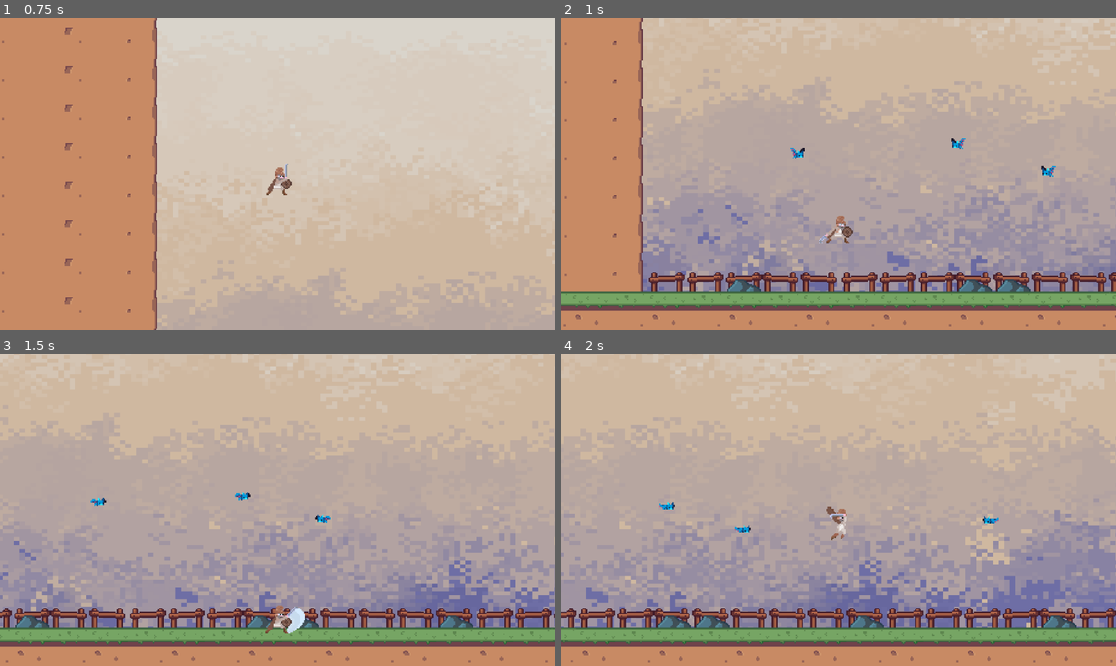
Above: before the commit, frames 1-4 (two rows, left to right).
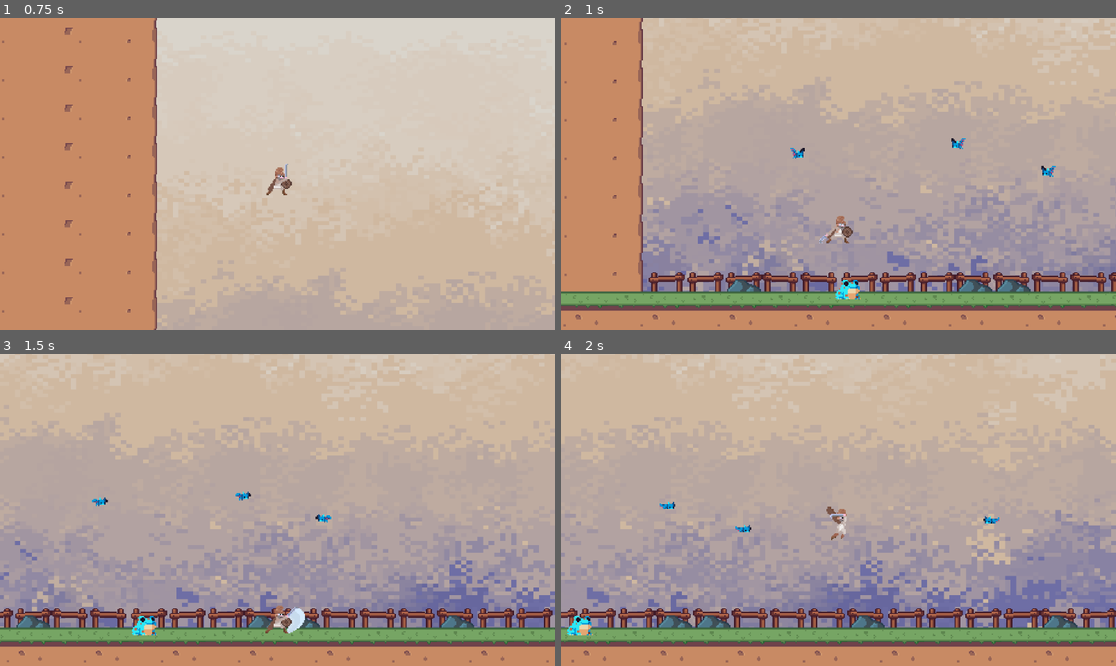
Above: after the commit, the same moments.

Repository: undeadskeleton/devworm_project
Game: Godot game, scene res://scene/stage_lvl.tscn
The game is run twice, just before and just after one commit, with the same random seed, the same clock (stepped at 60 frames per second) and the same inputs.
Inputs (mouse positions are in pixels of both pictures, inside the frame that each line leads up to):
- Up to frame 1 (0.75 s): move the mouse to (399, 158) at 0.52 s; hold D (right) from 0.53 s (still down); click (399, 158) at 0.6 s
- Up to frame 2 (1 s): keep holding D (right); tap Space (jump) at 0.77 s
- Up to frame 3 (1.5 s): keep holding D (right); move the mouse to (166, 525) at 1.27 s; right-click (166, 525) at 1.35 s
- Up to frame 4 (2 s): keep holding D (right); tap Space (jump) at 1.52 s

Frame 1 is identical in both runs. In frame 2, 0.2% of the frame differs, in the area x 49-55%, y 83-91%; in frame 3, 2.8%; in frame 4, 3.2%, in the area x 0-100%, y 0-99%.

Commit message:
created a frog enemy
created a frog enemy scene with basic random movement for now

Diff:
--- a/scene/stage_lvl.tscn
+++ b/scene/stage_lvl.tscn
@@ -1,10 +1,11 @@
-[gd_scene load_steps=11 format=3 uid="uid://drdg8tmjkxmyu"]
+[gd_scene load_steps=12 format=3 uid="uid://drdg8tmjkxmyu"]
 
 [ext_resource type="Texture2D" uid="uid://bypr7geaxgoxo" path="res://assets/Background.png" id="1_grwqk"]
 [ext_resource type="Script" path="res://scripts/stage_lvl.gd" id="1_krtvl"]
 [ext_resource type="Texture2D" uid="uid://btulhximx4ipk" path="res://assets/TileSet-36x36.png" id="1_relvn"]
 [ext_resource type="PackedScene" uid="uid://wovkjidshlch" path="res://scene/player.tscn" id="3_x5qve"]
 [ext_resource type="PackedScene" uid="uid://df8hvsaxq6eqn" path="res://scene/bat_enemy.tscn" id="5_86mxp"]
+[ext_resource type="PackedScene" uid="uid://c2h1kgseqk6u5" path="res://scene/toxic_frog.tscn" id="6_nhkly"]
 [ext_resource type="PackedScene" uid="uid://dfurcfg10wi2b" path="res://scene/scene_transition_animation.tscn" id="6_q1sqt"]
 
 [sub_resource type="TileSetAtlasSource" id="TileSetAtlasSource_pwdwb"]
@@ -96,4 +97,7 @@
 [node name="batEnemy4" parent="." instance=ExtResource("5_86mxp")]
 position = Vector2(471, 442)
 
+[node name="toxicFrog" parent="." instance=ExtResource("6_nhkly")]
+position = Vector2(362, 394)
+
 [node name="scene_Transition_Animation" parent="." instance=ExtResource("6_q1sqt")]
--- /dev/null
+++ b/scene/toxic_frog.gd
@@ -0,0 +1,40 @@
+extends CharacterBody2D
+
+var health = 80
+
+var speed = 60
+
+var damage_to_deal : int = 20
+var dir : Vector2
+var is_chasing : bool
+
+var dead : bool
+var is_attacking : bool
+var knockback : int = 50
+const gravity : int = 900
+
+func _ready():
+	dead = false
+	is_chasing = false
+
+func _process(delta):
+	if !is_on_floor():
+		velocity.y += gravity
+	move(delta)
+	move_and_slide()
+
+func move(delta):
+	if !dead:
+		if !is_chasing:
+			velocity += dir * speed * delta
+	elif dead:
+		velocity.x = 0
+
+func _on_direction_timer_timeout():
+	$DirectionTimer.wait_time = chose([0.5,1,1.6])
+	dir = chose([Vector2.RIGHT,Vector2.LEFT])
+	velocity.x = 0
+
+func chose(array):
+	array.shuffle()
+	return array.front()
--- /dev/null
+++ b/scene/toxic_frog.tscn
@@ -0,0 +1,289 @@
+[gd_scene load_steps=39 format=3 uid="uid://c2h1kgseqk6u5"]
+
+[ext_resource type="Script" path="res://scene/toxic_frog.gd" id="1_ch0sj"]
+[ext_resource type="Texture2D" uid="uid://c2qrvfhgyve2n" path="res://assets/ToxicFrog/BlueBrown/ToxicFrogBlueBrown_Sheet.png" id="1_h6121"]
+
+[sub_resource type="AtlasTexture" id="AtlasTexture_xqr8u"]
+atlas = ExtResource("1_h6121")
+region = Rect2(0, 96, 48, 48)
+
+[sub_resource type="AtlasTexture" id="AtlasTexture_fyity"]
+atlas = ExtResource("1_h6121")
+region = Rect2(48, 96, 48, 48)
+
+[sub_resource type="AtlasTexture" id="AtlasTexture_3k3ub"]
+atlas = ExtResource("1_h6121")
+region = Rect2(96, 96, 48, 48)
+
+[sub_resource type="AtlasTexture" id="AtlasTexture_sc7df"]
+atlas = ExtResource("1_h6121")
+region = Rect2(144, 96, 48, 48)
+
+[sub_resource type="AtlasTexture" id="AtlasTexture_v7jj1"]
+atlas = ExtResource("1_h6121")
+region = Rect2(192, 96, 48, 48)
+
+[sub_resource type="AtlasTexture" id="AtlasTexture_4hxrn"]
+atlas = ExtResource("1_h6121")
+region = Rect2(240, 96, 48, 48)
+
+[sub_resource type="AtlasTexture" id="AtlasTexture_isb36"]
+atlas = ExtResource("1_h6121")
+region = Rect2(0, 192, 48, 48)
+
+[sub_resource type="AtlasTexture" id="AtlasTexture_rgg8o"]
+atlas = ExtResource("1_h6121")
+region = Rect2(48, 192, 48, 48)
+
+[sub_resource type="AtlasTexture" id="AtlasTexture_7ye7i"]
+atlas = ExtResource("1_h6121")
+region = Rect2(96, 192, 48, 48)
+
+[sub_resource type="AtlasTexture" id="AtlasTexture_74h85"]
+atlas = ExtResource("1_h6121")
+region = Rect2(144, 192, 48, 48)
+
+[sub_resource type="AtlasTexture" id="AtlasTexture_di5cu"]
+atlas = ExtResource("1_h6121")
+region = Rect2(192, 192, 48, 48)
+
+[sub_resource type="AtlasTexture" id="AtlasTexture_qnc8b"]
+atlas = ExtResource("1_h6121")
+region = Rect2(240, 192, 48, 48)
+
+[sub_resource type="AtlasTexture" id="AtlasTexture_q6yce"]
+atlas = ExtResource("1_h6121")
+region = Rect2(288, 192, 48, 48)
+
+[sub_resource type="AtlasTexture" id="AtlasTexture_hjct0"]
+atlas = ExtResource("1_h6121")
+region = Rect2(336, 192, 48, 48)
+
+[sub_resource type="AtlasTexture" id="AtlasTexture_fnhdb"]
+atlas = ExtResource("1_h6121")
+region = Rect2(384, 192, 48, 48)
+
+[sub_resource type="AtlasTexture" id="AtlasTexture_v21m1"]
+atlas = ExtResource("1_h6121")
+region = Rect2(0, 144, 48, 48)
+
+[sub_resource type="AtlasTexture" id="AtlasTexture_orah3"]
+atlas = ExtResource("1_h6121")
+region = Rect2(48, 144, 48, 48)
+
+[sub_resource type="AtlasTexture" id="AtlasTexture_rldd3"]
+atlas = ExtResource("1_h6121")
+region = Rect2(96, 144, 48, 48)
+
+[sub_resource type="AtlasTexture" id="AtlasTexture_eq0xe"]
+atlas = ExtResource("1_h6121")
+region = Rect2(144, 144, 48, 48)
+
+[sub_resource type="AtlasTexture" id="AtlasTexture_mdii2"]
+atlas = ExtResource("1_h6121")
+region = Rect2(0, 0, 48, 48)
+
+[sub_resource type="AtlasTexture" id="AtlasTexture_7paf8"]
+atlas = ExtResource("1_h6121")
+region = Rect2(48, 0, 48, 48)
+
+[sub_resource type="AtlasTexture" id="AtlasTexture_jfih7"]
+atlas = ExtResource("1_h6121")
+region = Rect2(96, 0, 48, 48)
+
+[sub_resource type="AtlasTexture" id="AtlasTexture_tijcu"]
+atlas = ExtResource("1_h6121")
+region = Rect2(144, 0, 48, 48)
+
+[sub_resource type="AtlasTexture" id="AtlasTexture_jluhi"]
+atlas = ExtResource("1_h6121")
+region = Rect2(192, 0, 48, 48)
+
+[sub_resource type="AtlasTexture" id="AtlasTexture_k5uwh"]
+atlas = ExtResource("1_h6121")
+region = Rect2(240, 0, 48, 48)
+
+[sub_resource type="AtlasTexture" id="AtlasTexture_4bdr1"]
+atlas = ExtResource("1_h6121")
+region = Rect2(288, 0, 48, 48)
+
+[sub_resource type="AtlasTexture" id="AtlasTexture_g86c7"]
+atlas = ExtResource("1_h6121")
+region = Rect2(336, 0, 48, 48)
+
+[sub_resource type="AtlasTexture" id="AtlasTexture_ul4ib"]
+atlas = ExtResource("1_h6121")
+region = Rect2(0, 48, 48, 48)
+
+[sub_resource type="AtlasTexture" id="AtlasTexture_5hosk"]
+atlas = ExtResource("1_h6121")
+region = Rect2(48, 48, 48, 48)
+
+[sub_resource type="AtlasTexture" id="AtlasTexture_lws6y"]
+atlas = ExtResource("1_h6121")
+region = Rect2(96, 48, 48, 48)
+
+[sub_resource type="AtlasTexture" id="AtlasTexture_5auf8"]
+atlas = ExtResource("1_h6121")
+region = Rect2(144, 48, 48, 48)
+
+[sub_resource type="AtlasTexture" id="AtlasTexture_binsg"]
+atlas = ExtResource("1_h6121")
+region = Rect2(192, 48, 48, 48)
+
+[sub_resource type="AtlasTexture" id="AtlasTexture_jl2hp"]
+atlas = ExtResource("1_h6121")
+region = Rect2(240, 48, 48, 48)
+
+[sub_resource type="AtlasTexture" id="AtlasTexture_wmsfw"]
+atlas = ExtResource("1_h6121")
+region = Rect2(288, 48, 48, 48)
+
+[sub_resource type="SpriteFrames" id="SpriteFrames_q644r"]
+animations = [{
+"frames": [{
+"duration": 1.0,
+"texture": SubResource("AtlasTexture_xqr8u")
+}, {
+"duration": 1.0,
+"texture": SubResource("AtlasTexture_fyity")
+}, {
+"duration": 1.0,
+"texture": SubResource("AtlasTexture_3k3ub")
+}, {
+"duration": 1.0,
+"texture": SubResource("AtlasTexture_sc7df")
+}, {
+"duration": 1.0,
+"texture": SubResource("AtlasTexture_v7jj1")
+}, {
+"duration": 1.0,
+"texture": SubResource("AtlasTexture_4hxrn")
+}],
+"loop": true,
+"name": &"attack",
+"speed": 5.0
+}, {
+"frames": [{
+"duration": 1.0,
+"texture": SubResource("AtlasTexture_isb36")
+}, {
+"duration": 1.0,
+"texture": SubResource("AtlasTexture_rgg8o")
+}, {
+"duration": 1.0,
+"texture": SubResource("AtlasTexture_7ye7i")
+}, {
+"duration": 1.0,
+"texture": SubResource("AtlasTexture_74h85")
+}, {
+"duration": 1.0,
+"texture": SubResource("AtlasTexture_di5cu")
+}, {
+"duration": 1.0,
+"texture": SubResource("AtlasTexture_qnc8b")
+}, {
+"duration": 1.0,
+"texture": SubResource("AtlasTexture_q6yce")
+}, {
+"duration": 1.0,
+"texture": SubResource("AtlasTexture_hjct0")
+}, {
+"duration": 1.0,
+"texture": SubResource("AtlasTexture_fnhdb")
+}],
+"loop": true,
+"name": &"death",
+"speed": 8.0
+}, {
+"frames": [{
+"duration": 1.0,
+"texture": SubResource("AtlasTexture_v21m1")
+}, {
+"duration": 1.0,
+"texture": SubResource("AtlasTexture_orah3")
+}, {
+"duration": 1.0,
+"texture": SubResource("AtlasTexture_rldd3")
+}, {
+"duration": 1.0,
+"texture": SubResource("AtlasTexture_eq0xe")
+}],
+"loop": false,
+"name": &"hurt",
+"speed": 5.0
+}, {
+"frames": [{
+"duration": 1.0,
+"texture": SubResource("AtlasTexture_mdii2")
+}, {
+"duration": 1.0,
+"texture": SubResource("AtlasTexture_7paf8")
+}, {
+"duration": 1.0,
+"texture": SubResource("AtlasTexture_jfih7")
+}, {
+"duration": 1.0,
+"texture": SubResource("AtlasTexture_tijcu")
+}, {
+"duration": 1.0,
+"texture": SubResource("AtlasTexture_jluhi")
+}, {
+"duration": 1.0,
+"texture": SubResource("AtlasTexture_k5uwh")
+}, {
+"duration": 1.0,
+"texture": SubResource("AtlasTexture_4bdr1")
+}, {
+"duration": 1.0,
+"texture": SubResource("AtlasTexture_g86c7")
+}],
+"loop": true,
+"name": &"idle",
+"speed": 5.0
+}, {
+"frames": [{
+"duration": 1.0,
+"texture": SubResource("AtlasTexture_ul4ib")
+}, {
+"duration": 1.0,
+"texture": SubResource("AtlasTexture_5hosk")
+}, {
+"duration": 1.0,
+"texture": SubResource("AtlasTexture_lws6y")
+}, {
+"duration": 1.0,
+"texture": SubResource("AtlasTexture_5auf8")
+}, {
+"duration": 1.0,
+"texture": SubResource("AtlasTexture_binsg")
+}, {
+"duration": 1.0,
+"texture": SubResource("AtlasTexture_jl2hp")
+}, {
+"duration": 1.0,
+"texture": SubResource("AtlasTexture_wmsfw")
+}],
+"loop": true,
+"name": &"run",
+"speed": 5.0
+}]
+
+[sub_resource type="CircleShape2D" id="CircleShape2D_26b7y"]
+radius = 9.0
+
+[node name="toxicFrog" type="CharacterBody2D"]
+script = ExtResource("1_ch0sj")
+
+[node name="AnimatedSprite2D" type="AnimatedSprite2D" parent="."]
+sprite_frames = SubResource("SpriteFrames_q644r")
+animation = &"death"
+
+[node name="CollisionShape2D" type="CollisionShape2D" parent="."]
+position = Vector2(-1, 1)
+shape = SubResource("CircleShape2D_26b7y")
+
+[node name="DirectionTimer" type="Timer" parent="."]
+autostart = true
+
+[connection signal="timeout" from="DirectionTimer" to="." method="_on_direction_timer_timeout"]
Binary file added: assets/ToxicFrog/BlueBlue/ToxicFrogBlueBlue_Attack.png
Not shown, added: assets/ToxicFrog/BlueBlue/ToxicFrogBlueBlue_Attack.png.import
Binary file added: assets/ToxicFrog/BlueBlue/ToxicFrogBlueBlue_Explosion.png
Not shown, added: assets/ToxicFrog/BlueBlue/ToxicFrogBlueBlue_Explosion.png.import
Binary file added: assets/ToxicFrog/BlueBlue/ToxicFrogBlueBlue_Hop.png
Not shown, added: assets/ToxicFrog/BlueBlue/ToxicFrogBlueBlue_Hop.png.import
Binary file added: assets/ToxicFrog/BlueBlue/ToxicFrogBlueBlue_Hurt.png
Not shown, added: assets/ToxicFrog/BlueBlue/ToxicFrogBlueBlue_Hurt.png.import
Binary file added: assets/ToxicFrog/BlueBlue/ToxicFrogBlueBlue_Idle.png
Not shown, added: assets/ToxicFrog/BlueBlue/ToxicFrogBlueBlue_Idle.png.import
Binary file added: assets/ToxicFrog/BlueBlue/ToxicFrogBlueBlue_Sheet.png
Not shown, added: assets/ToxicFrog/BlueBlue/ToxicFrogBlueBlue_Sheet.png.import
(and 61 more such lines)
